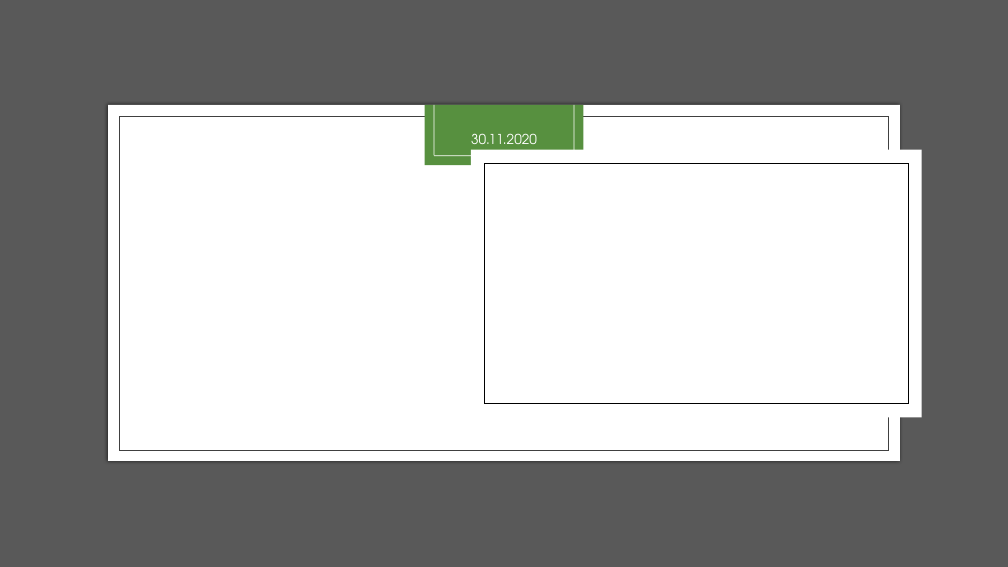
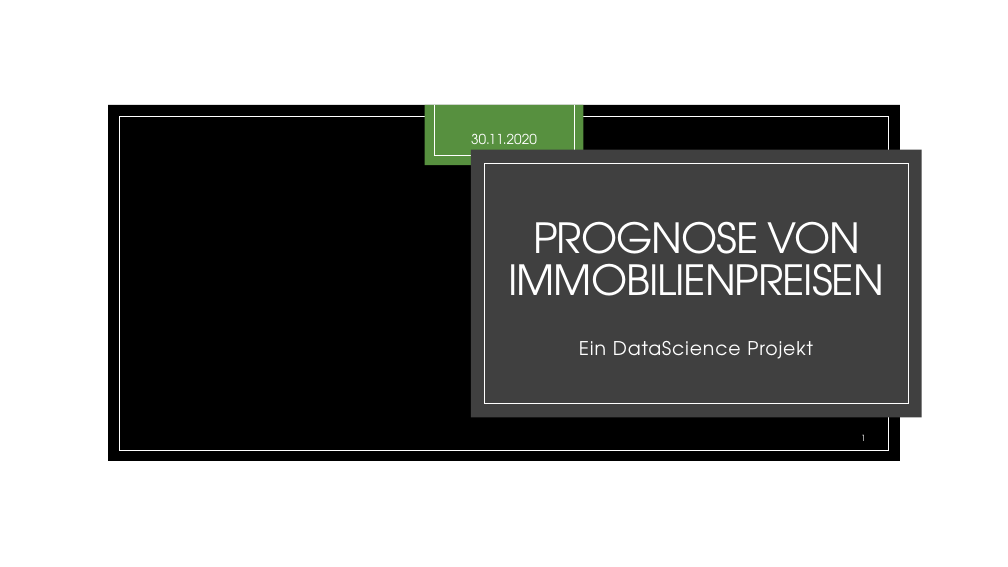
Before and after one commit to CrossField1973/DataScienceProject_01, a slide deck: slide 1 of Prognose von Immobilienpreisen.pptx. Drawn at 1008x567 pixels with LibreOffice and Linux fonts; fonts in the diff are those of the drawing; background and template pictures are left out. Boxes give left, top, right and bottom in pixels: in the first picture for what was removed or moved away, otherwise in the second. Text is boxed around its words. In the diff, an @@ line names an element or a change of style, - is before the commit and + after.

Commit message:
The better presentation

```diff
--- a/Prognose von Immobilienpreisen.pptx
+++ b/Prognose von Immobilienpreisen.pptx
@@ rectangle: place and size @@
-rectangle at (108, 105, 900, 461)
+rectangle at (0, 0, 1008, 567)
@@ rectangle at (0, 0, 1008, 567): shadow off @@
@@ rectangle: place and size @@
-rectangle at (0, 0, 1008, 567)
+rectangle at (108, 105, 900, 461)
@@ rectangle at (108, 105, 900, 461): fill #595959 to #000000; shadow on @@
@@ rectangle at (119, 116, 889, 450): outline #404040 0.5 pt to #FFFFFF 0.5 pt @@
@@ line (434, 105) - (434, 156): stroke #FFFFFF 0.75 pt to #FFFFFF 0.5 pt @@
@@ line (574, 105) - (574, 156): stroke #FFFFFF 0.75 pt to #FFFFFF 0.5 pt @@
@@ line (434, 156) - (574, 156): stroke #FFFFFF 0.75 pt to #FFFFFF 0.5 pt @@
@@ rectangle at (471, 150, 922, 417): fill #FFFFFF to #404040 @@
@@ rectangle at (485, 163, 908, 404): outline #000000 0.5 pt to #FFFFFF 0.5 pt @@
@@ title "PROGNOSE VON IMMOBILIENPREISEN" at (508, 221, 883, 296): size 44 to 39.6 pt @@
@@ subtitle "Ein DataScience Projekt" rewrapped from (499, 330, 894, 377) to (579, 341, 813, 359) @@
```
Also in this commit, not shown: 3 other slides changed.
